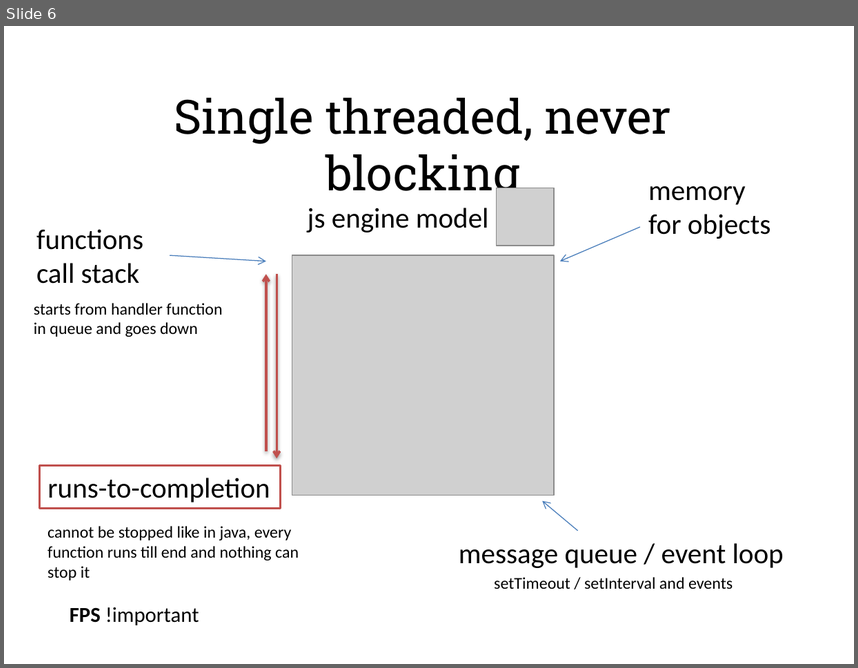
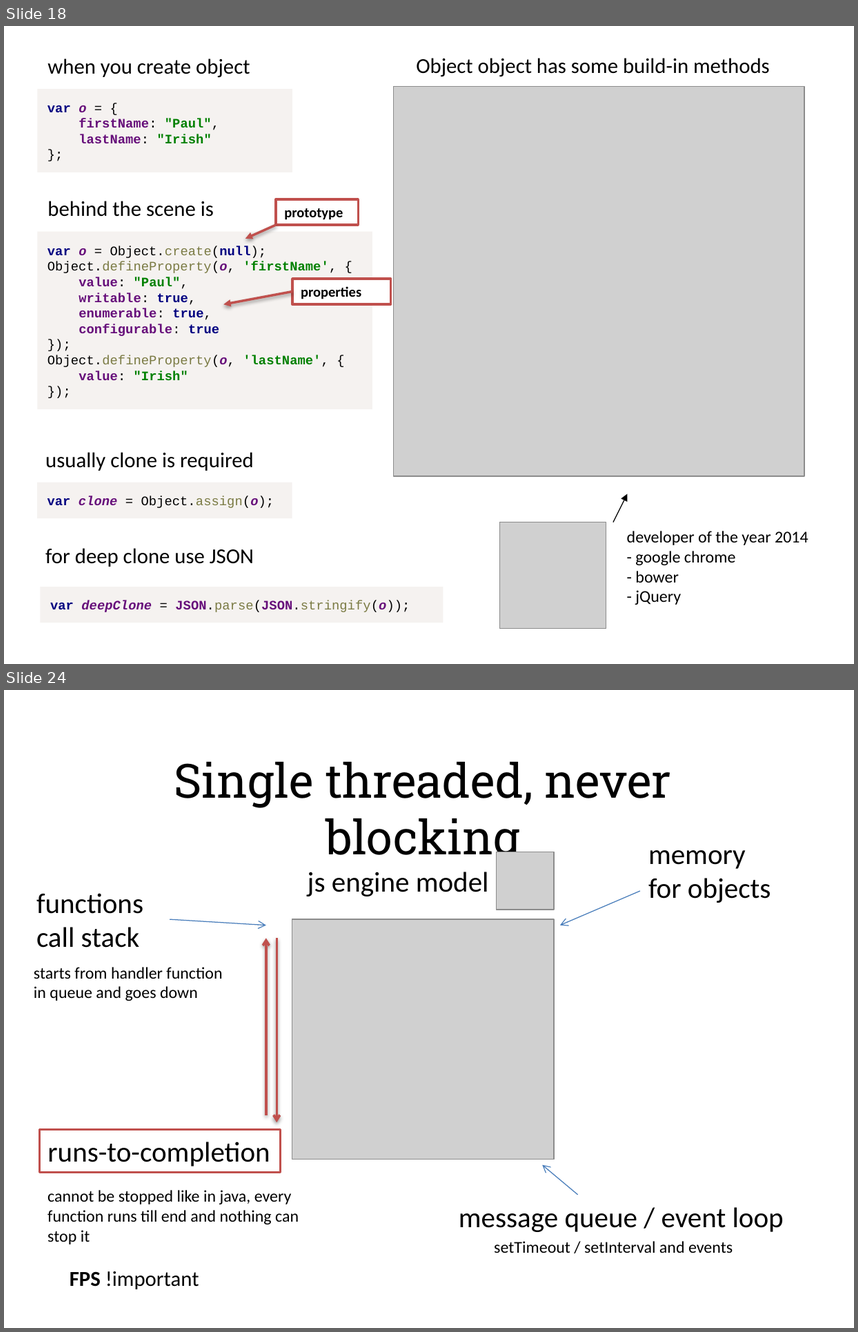
Before and after one commit to alexeymatveevp/angularjs-course, a slide deck: docs/00_jsbasics.pptx. Shown one above the other, each under a label of ours: slide 6 before the commit, slides 18 and 24 after it; the slides between them are not shown. The pictures are 858x668 and 858x1332 pixels, drawn with LibreOffice and Linux fonts; fonts in the diff are those of the drawing; grey boxes stand for pictures. Boxes give left, top, right and bottom in pixels: in the first picture for what was removed or moved away, otherwise in the second. Text is boxed around its words. In the diff, an @@ line names an element or a change of style, - is before the commit and + after.

```diff
--- a/docs/00_jsbasics.pptx
+++ b/docs/00_jsbasics.pptx
@@ slide 18 added at <box>4,26,854,664</box>, background #FFFFFF @@
@@ text added at <box>47,58,250,78</box>, 18 pt, text #000000 @@
+when you create object
@@ text added at <box>416,58,770,77</box>, 18 pt, text #000000 @@
+Object object has some build-in methods
@@ picture added at <box>393,86,804,476</box> @@
@@ rectangle added at <box>37,89,292,172</box>, fill #F5F2F0, 11 pt, text #660E7A, bold @@
+var o = {
+firstName: "Paul",
+lastName: "Irish"
+};
@@ text added at <box>47,201,214,216</box>, 18 pt, text #000000 @@
+behind the scene is
@@ rectangle added at <box>276,199,359,225</box>, fill #FFFFFF, outline #C0504D 2 pt, 12 pt, text #000000, bold @@
+prototype
@@ rectangle added at <box>37,232,372,410</box>, fill #F5F2F0, 11 pt, text #000000, bold @@
+var o = Object.create(null);
+Object.defineProperty(o, 'firstName', {
+value: "Paul",
+writable: true,
+enumerable: true,
+configurable: true
+});
+Object.defineProperty(o, 'lastName', {
+value: "Irish"
+});
@@ arrow added from (276, 225) to (245, 239), #C0504D 2 pt @@
@@ arrow added from (292, 291) to (223, 304), #C0504D 2 pt @@
@@ rectangle added at <box>292,279,391,304</box>, fill #FFFFFF, outline #C0504D 2 pt, 12 pt, text #000000, bold @@
+properties
@@ text added at <box>45,452,254,470</box>, 18 pt, text #000000 @@
+usually clone is required
@@ rectangle added at <box>37,481,292,517</box>, fill #F5F2F0, 11 pt, text #000000 @@
+var clone = Object.assign(o);
@@ arrow added from (613, 521) to (627, 494), #000000 0.75 pt @@
@@ picture added at <box>499,521,606,628</box> @@
@@ text added at <box>627,530,809,604</box>, 14 pt, text #000000 @@
+developer of the year 2014
+- google chrome
+- bower
+- jQuery
@@ text added at <box>45,548,254,566</box>, 18 pt, text #000000 @@
+for deep clone use JSON
@@ rectangle added at <box>41,586,444,622</box>, fill #F5F2F0, 11 pt, text #660E7A @@
+var deepClone = JSON.parse(JSON.stringify(o));
@@ what was slide 6 is now slide 24 @@
```
Also in this commit, not shown: 3 slides changed, 23 other slides added, 13 slides removed, 15 other files.
